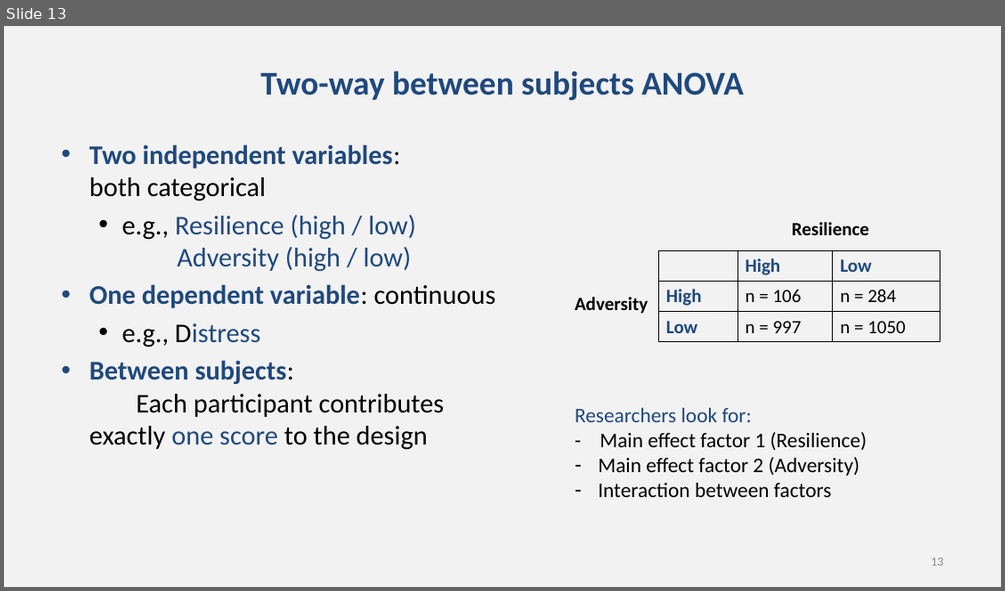
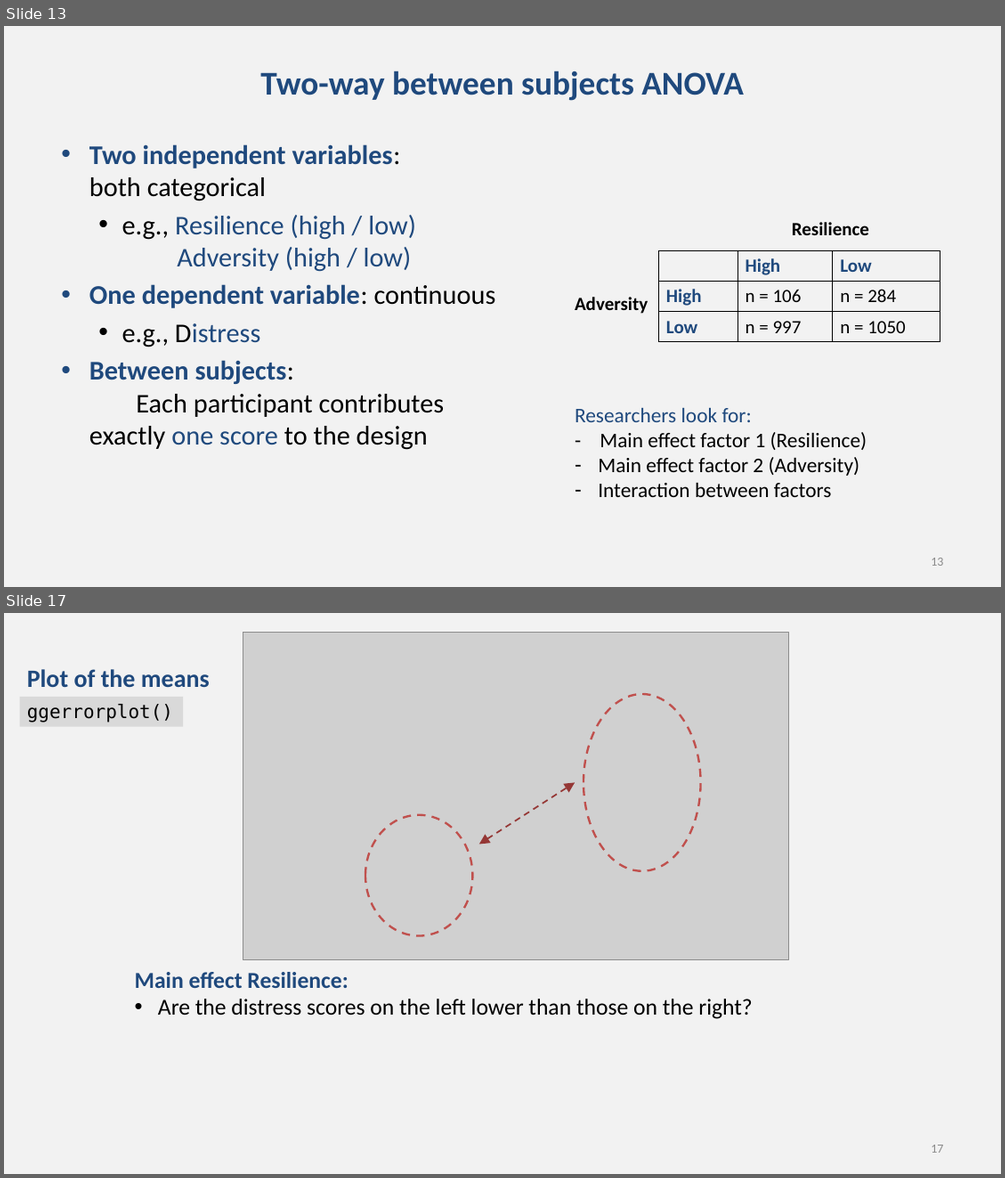
Before and after one commit to chrisjberry/datafluencyCB, a slide deck: docs/slides/PSYC753_L3_ANOVA_1.pptx. Shown one above the other, each under a label of ours: slide 13 before the commit, slides 13 and 17 after it; the slides between them are not shown. The pictures are 1005x591 and 1005x1178 pixels, drawn with LibreOffice and Linux fonts; fonts in the diff are those of the drawing; grey boxes stand for pictures. Boxes give left, top, right and bottom in pixels: in the first picture for what was removed or moved away, otherwise in the second. Text is boxed around its words. In the diff, an @@ line names an element or a change of style, - is before the commit and + after.

```diff
--- a/docs/slides/PSYC753_L3_ANOVA_1.pptx
+++ b/docs/slides/PSYC753_L3_ANOVA_1.pptx
@@ slide 17 added at (4, 613, 1001, 1174), background #F2F2F2 @@
@@ picture added at (243, 633, 789, 960) @@
@@ text added at (27, 669, 210, 687), 24 pt, text #1F497D, bold @@
+Plot of the means
@@ rectangle added at (20, 697, 183, 727), fill #D9D9D9, 18 pt, text #000000 @@
+ggerrorplot()
@@ ellipse added at (583, 694, 701, 871), outline #C0504D 2 pt dashed @@
@@ double arrow added from (479, 844) to (574, 783), #953735 1.5 pt dashed @@
@@ ellipse added at (365, 815, 472, 936), outline #C0504D 2 pt dashed @@
@@ text added at (135, 972, 752, 1019), 22 pt, text #000000 @@
+Main effect Resilience:
+• Are the distress scores on the left lower than those on the right?
@@ page number added at (930, 1144, 943, 1152), 12 pt, text #8C8C8C @@
+17
```
Also in this commit, not shown: 10 slides changed, 1 other slide added, 1 slide removed.
